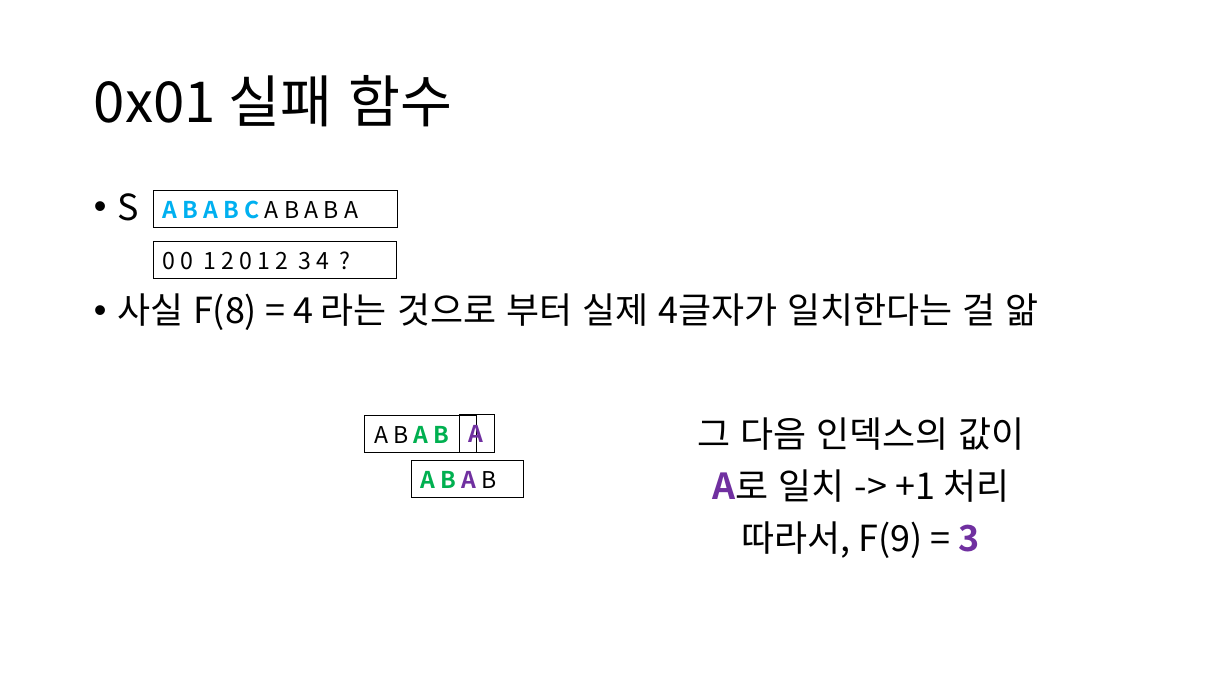
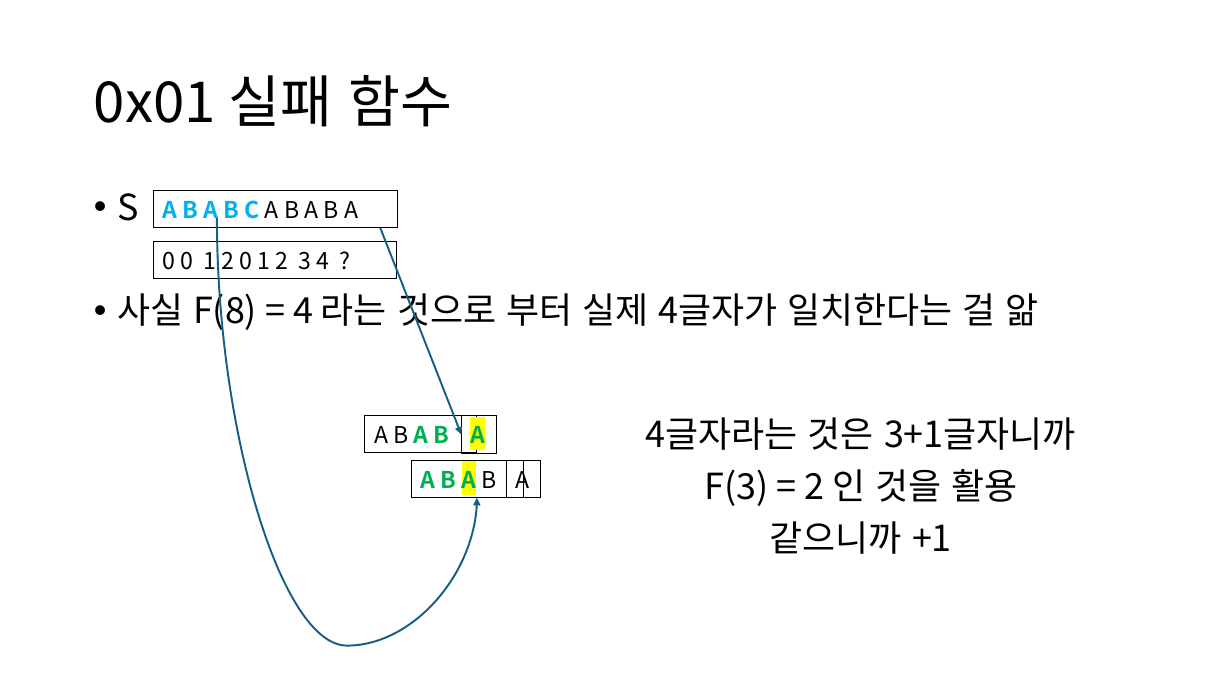
Before and after one commit to zeonyani/presentation, a slide deck: slide 54 of kmp/KMP 알고리즘 세미나.pptx. Drawn at 1232x693 pixels with LibreOffice and Linux fonts; fonts in the diff are those of the drawing. Boxes give left, top, right and bottom in pixels: in the first picture for what was removed or moved away, otherwise in the second. Text is boxed around its words. In the diff, an @@ line names an element or a change of style, - is before the commit and + after.

```diff
--- a/kmp/KMP 알고리즘 세미나.pptx
+++ b/kmp/KMP 알고리즘 세미나.pptx
@@ curved arrow added from (217, 218) to (477, 498), #156082 1.5 pt @@
@@ arrow added from (381, 228) to (461, 434), #156082 1.5 pt @@
@@ rectangle "A" at (x1=461, y1=416, x2=496, y2=453): text colour #7030A0 to #00B050, highlight none to #FFFF00 @@
@@ text at (x1=646, y1=417, x2=1076, y2=554): text changed @@
-그 다음 인덱스의 값이
-A로 일치 -> +1 처리
-따라서, F(9) = 3
+4글자라는 것은 3+1글자니까
+F(3) = 2 인 것을 활용
+같으니까 +1
@@ rectangle "A B A B" at (x1=411, y1=460, x2=523, y2=497): text colour #7030A0 to #00B050, highlight none to #FFFF00 in "A" @@
@@ rectangle added at (x1=506, y1=460, x2=541, y2=497), outline #000000 0.75 pt, 18 pt, text #000000 @@
+A
```
Also in this commit, not shown: 24 other slides changed, 1 slide added, 1 slide removed.
